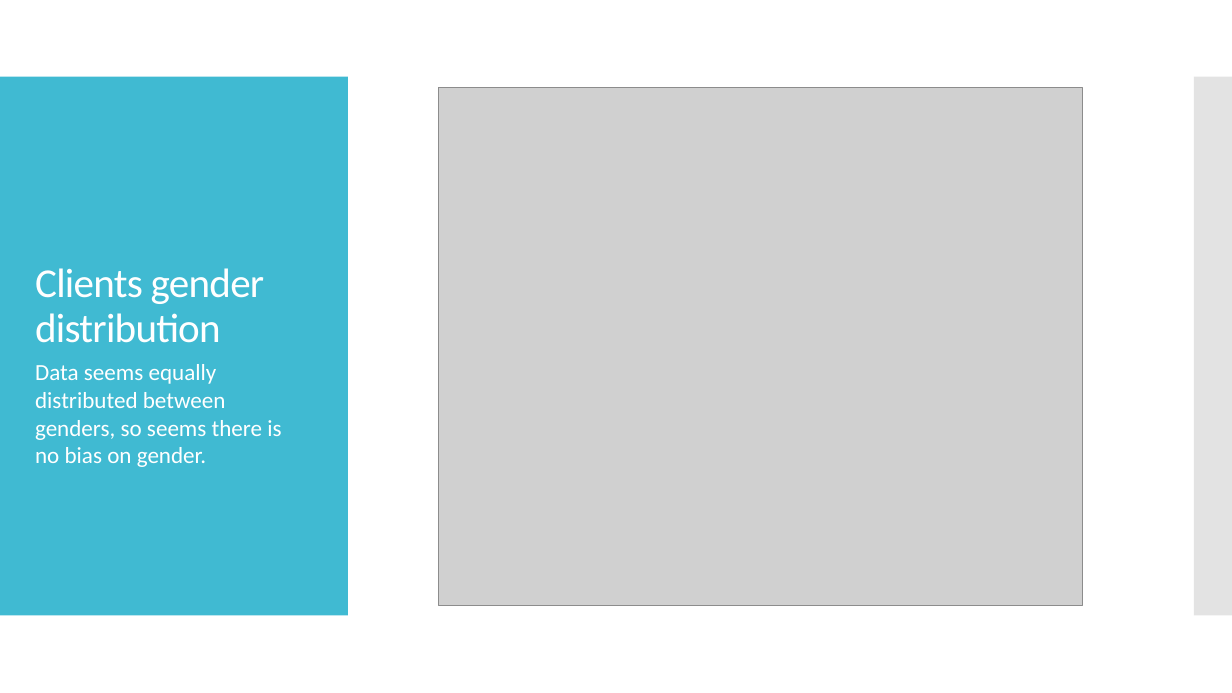
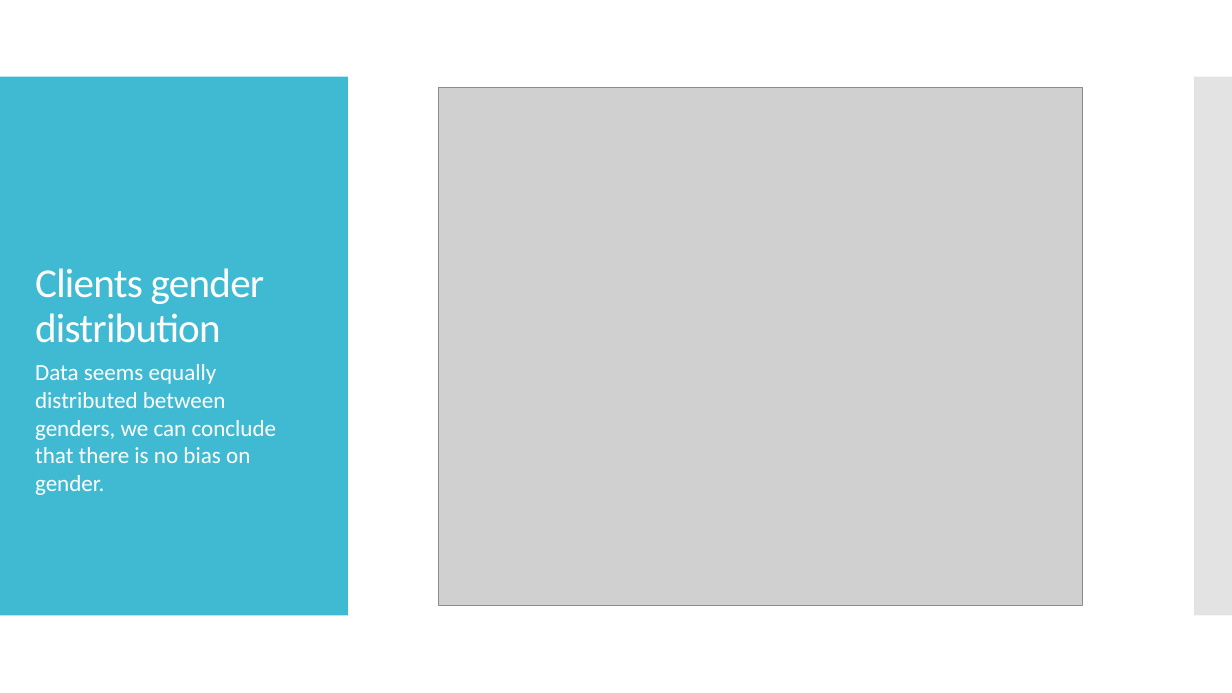
Before and after one commit to jpdias/banking-dm-case-study, a slide deck: slide 9 of Banking Data Mining.pptx. Drawn at 1232x693 pixels with LibreOffice and Linux fonts; fonts in the diff are those of the drawing; grey boxes stand for pictures. Boxes give left, top, right and bottom in pixels: in the first picture for what was removed or moved away, otherwise in the second. Text is boxed around its words. In the diff, an @@ line names an element or a change of style, - is before the commit and + after.

```diff
--- a/Banking Data Mining.pptx
+++ b/Banking Data Mining.pptx
@@ text at <box>35,364,277,495</box>: text changed @@
-Data seems equally distributed between genders, so seems there is no bias on gender.
+Data seems equally distributed between genders, we can conclude that there is no bias on gender.
```
Also in this commit, not shown: 5 other slides changed.
